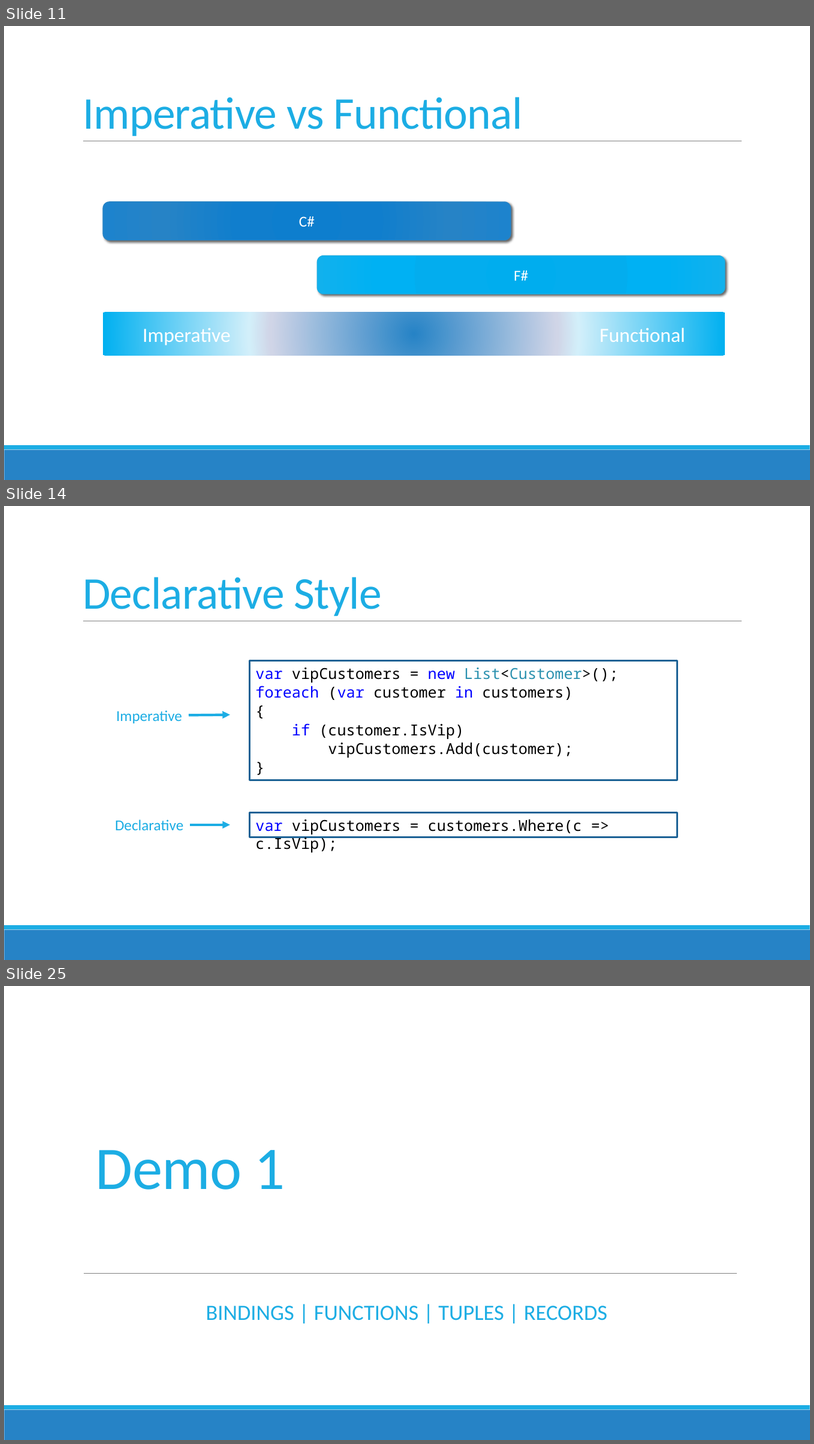
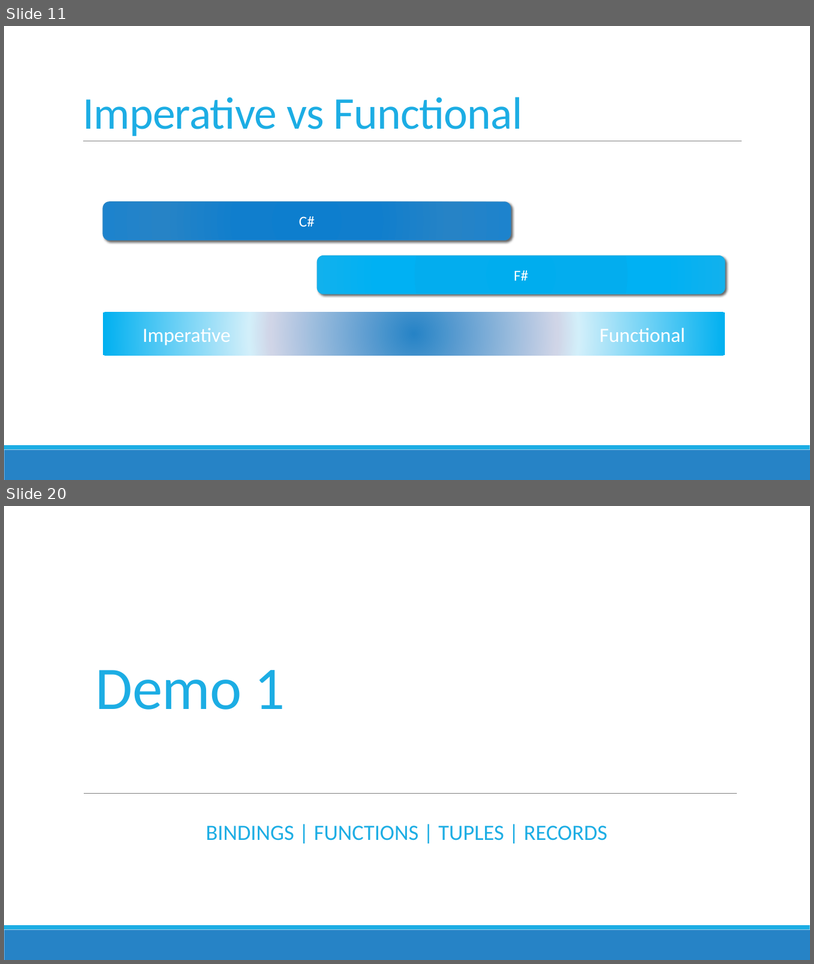
Before and after one commit to jorgef/fsharpworkshop, a slide deck: FSharpWorkshop_Slides.pptx. Shown one above the other, each under a label of ours: slides 11, 14 and 25 before the commit, slides 11 and 20 after it; the slides between them are not shown. The pictures are 814x1444 and 814x964 pixels, drawn with LibreOffice and Linux fonts; fonts in the diff are those of the drawing. Boxes give left, top, right and bottom in pixels: in the first picture for what was removed or moved away, otherwise in the second. Text is boxed around its words. In the diff, an @@ line names an element or a change of style, - is before the commit and + after.

```diff
--- a/FSharpWorkshop_Slides.pptx
+++ b/FSharpWorkshop_Slides.pptx
@@ slide 14 removed at [4,506,810,960], background #FFFFFF; not listed: 3 template elements that a slide beside it also shows @@
@@ title removed at [83,577,381,616] @@
-Declarative Style
@@ rectangle removed at [249,661,677,780] @@
-var vipCustomers = new List<Customer>();
-foreach (var customer in customers)
-{
-if (customer.IsVip)
-vipCustomers.Add(customer);
-}
@@ text removed at [116,710,182,723] @@
-Imperative
@@ arrow removed from (189, 715) to (230, 715) @@
@@ text removed at [115,819,183,830] @@
-Declarative
@@ arrow removed from (191, 825) to (230, 825) @@
@@ rectangle removed at [249,812,677,837] @@
-var vipCustomers = customers.Where(c => c.IsVip);
@@ what was slide 25 is now slide 20 @@
```
Also in this commit, not shown: 5 slides changed, 4 other slides removed.
